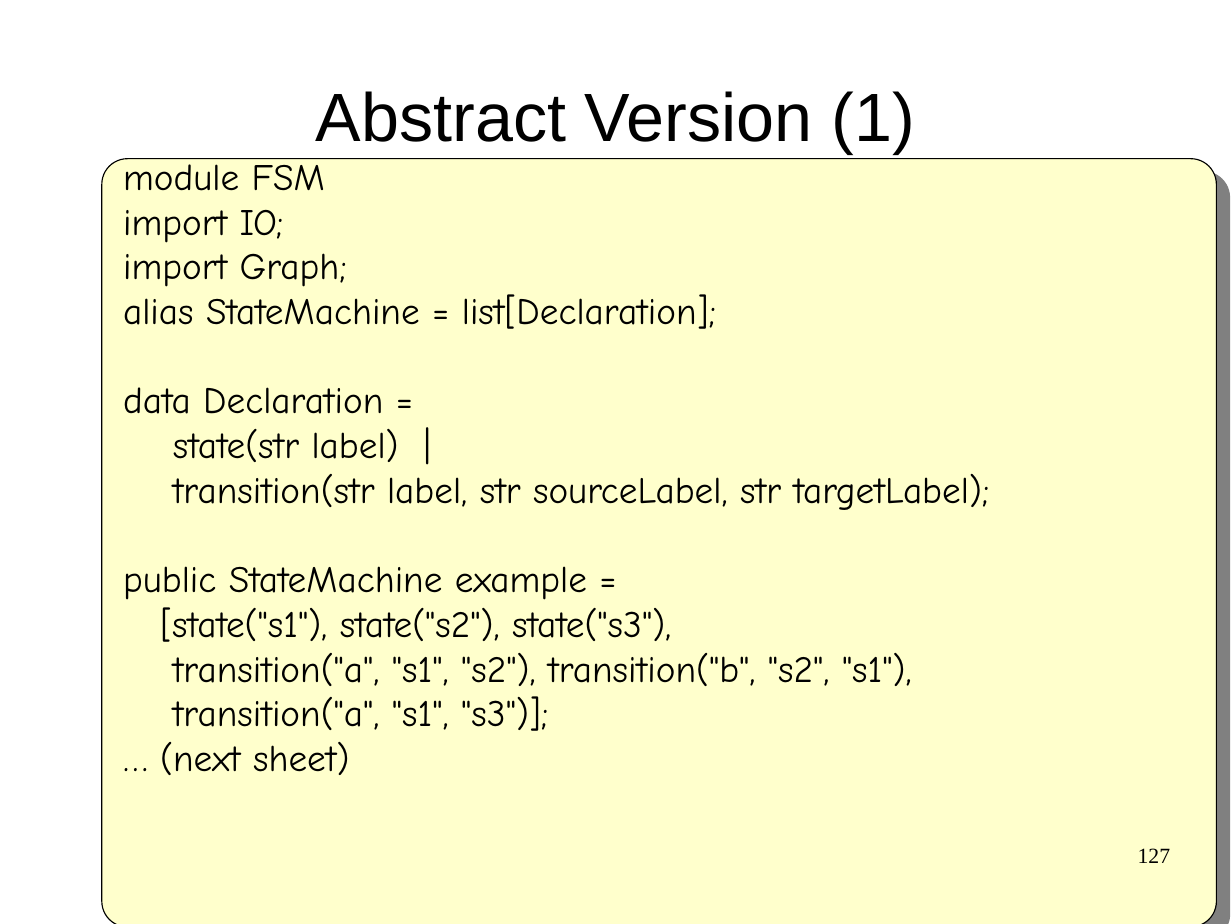
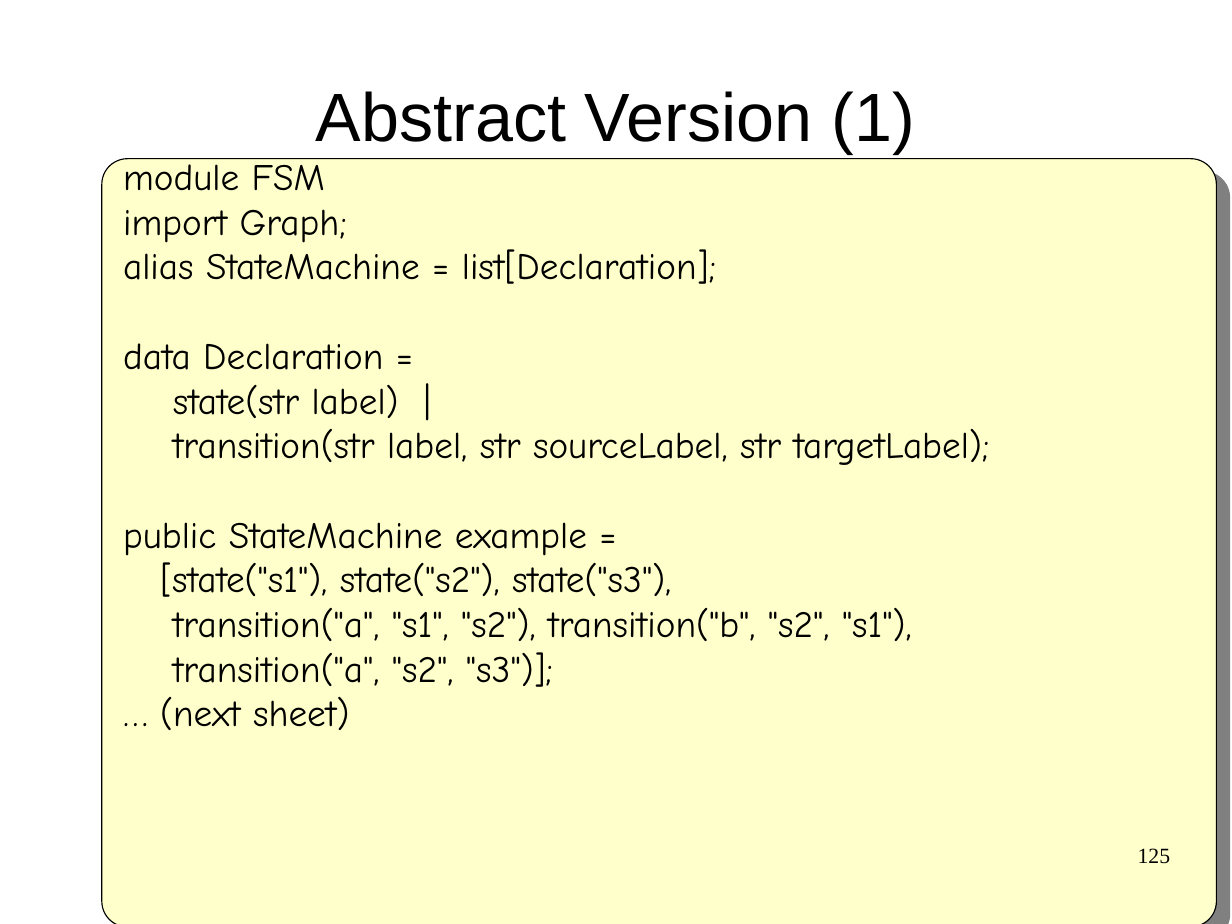
Before and after one commit to cwi-swat/meta-environment, a slide deck: slide 125 of meta-doc/analysis/rascal-slides/rascal-slides.odp (slide 127 before the commit). Drawn at 1232x924 pixels with LibreOffice and Linux fonts; fonts in the diff are those of the drawing; background and template pictures are left out. Boxes give left, top, right and bottom in pixels: in the first picture for what was removed or moved away, otherwise in the second. Text is boxed around its words. In the diff, an @@ line names an element or a change of style, - is before the commit and + after.

```diff
--- a/meta-doc/analysis/rascal-slides/rascal-slides.odp
+++ b/meta-doc/analysis/rascal-slides/rascal-slides.odp
@@ text at [123, 209, 284, 243]: paragraph removed @@
-import IO;
@@ text at [173, 652, 553, 687]: text changed @@
-transition("a", "s1", "s3")];
+transition("a", "s2", "s3")];
@@ page number at [1138, 848, 1171, 864]: text changed @@
-127
+125
```
Also in this commit, not shown: 14 other slides changed, 6 slides added, 1 slide removed.
